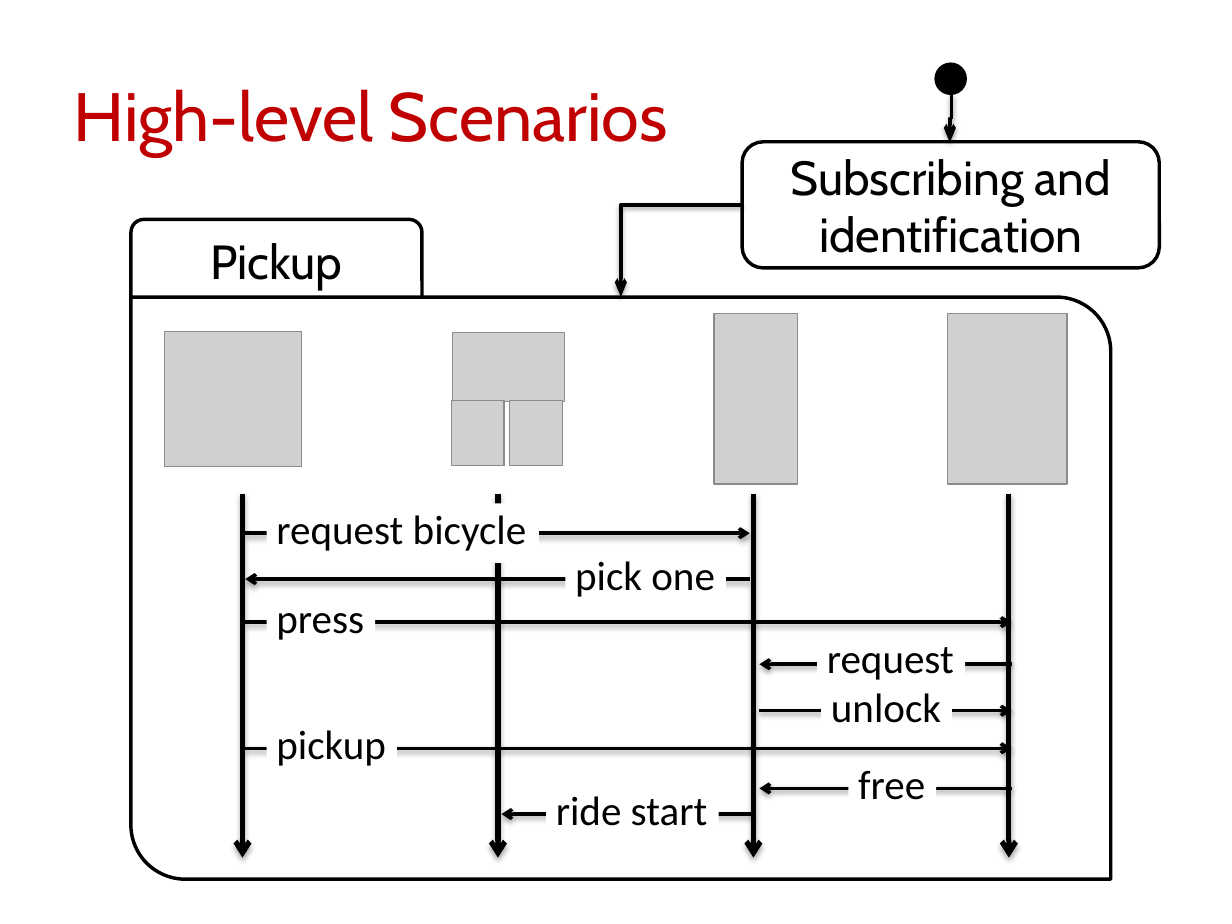
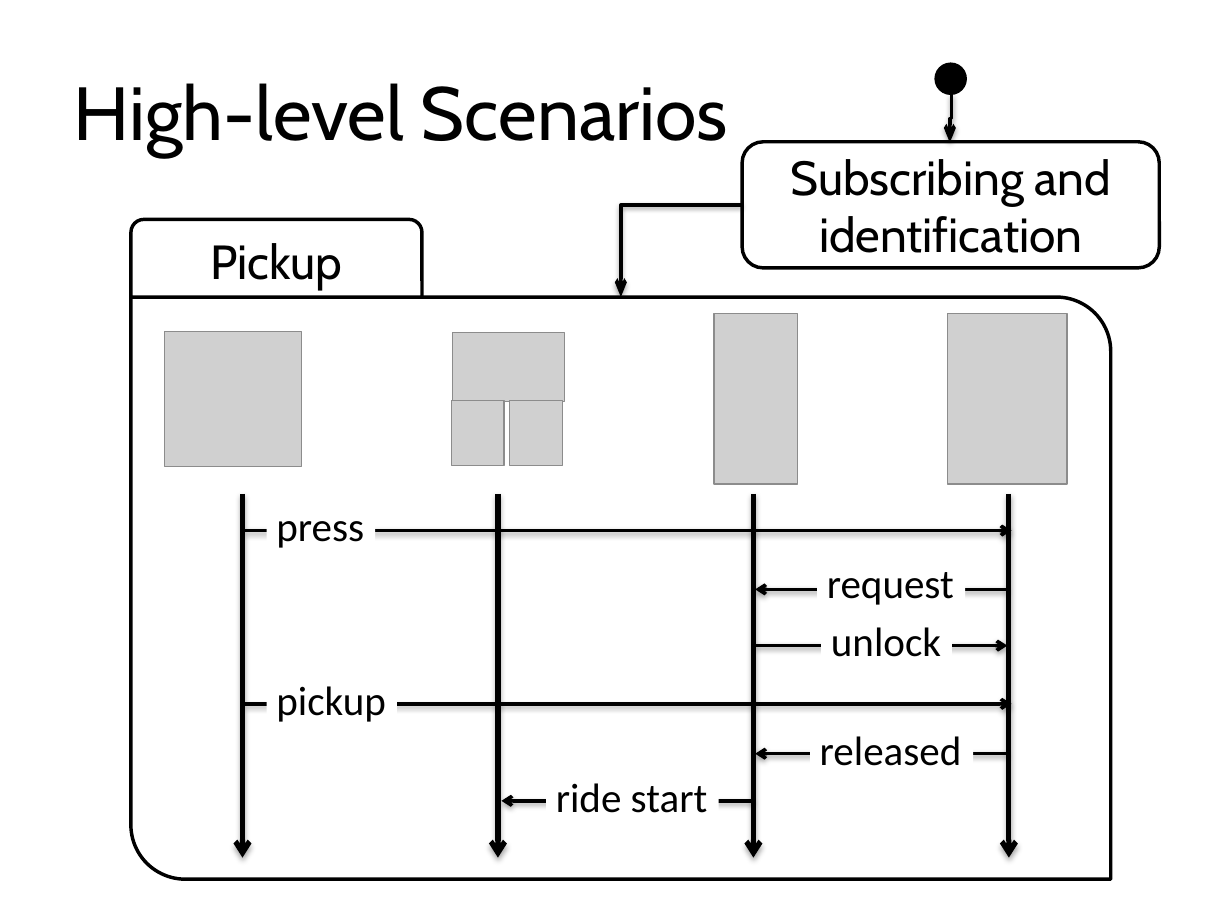
Before and after one commit to blambeau/phd, a slide deck: slide 16 of public-defense/slides.pptx (slide 17 before the commit). Drawn at 1232x924 pixels with LibreOffice and Linux fonts; fonts in the diff are those of the drawing; grey boxes stand for pictures. Boxes give left, top, right and bottom in pixels: in the first picture for what was removed or moved away, otherwise in the second. Text is boxed around its words. In the diff, an @@ line names an element or a change of style, - is before the commit and + after.

```diff
--- a/public-defense/slides.pptx
+++ b/public-defense/slides.pptx
@@ title "High-level Scenarios" at (x1=74, y1=83, x2=728, y2=155): size 40 to 44 pt, text colour #C00000 to #000000 @@
@@ text "press" moved from (x1=276, y1=613, x2=364, y2=640) to (x1=276, y1=521, x2=364, y2=548) @@
@@ arrow moved from (245, 622) - (1011, 622) to (245, 531) - (1011, 531) @@
@@ arrow removed from (245, 533) to (750, 533) @@
@@ text removed at (x1=276, y1=515, x2=527, y2=551) @@
-request bicycle
@@ text removed at (x1=575, y1=561, x2=715, y2=597) @@
-pick one
@@ text "request" rewrapped from (x1=817, y1=632, x2=965, y2=691) to (x1=827, y1=572, x2=954, y2=605) @@
@@ arrow removed from (750, 579) to (245, 579) @@
@@ arrow moved from (1011, 664) - (759, 664) to (1008, 589) - (755, 589) @@
@@ text "unlock" moved from (x1=831, y1=693, x2=941, y2=723) to (x1=831, y1=627, x2=941, y2=657) @@
@@ arrow moved from (759, 711) - (1011, 711) to (755, 646) - (1008, 646) @@
@@ text "pickup" moved from (x1=276, y1=730, x2=386, y2=766) to (x1=276, y1=686, x2=386, y2=722) @@
@@ arrow moved from (245, 748) - (1011, 748) to (245, 703) - (1011, 703) @@
@@ text added at (x1=820, y1=736, x2=962, y2=766), 24 pt, text #000000 @@
+released
@@ text "ride start" moved from (x1=556, y1=796, x2=708, y2=826) to (x1=556, y1=783, x2=708, y2=813) @@
@@ arrow moved from (1011, 788) - (759, 788) to (1008, 754) - (755, 754) @@
@@ rectangle removed at (x1=849, y1=759, x2=936, y2=818) @@
-free
@@ arrow moved from (754, 814) - (501, 814) to (754, 801) - (501, 801) @@
```
Also in this commit, not shown: 19 other slides changed, 12 slides added, 3 slides removed, 14 other files.
